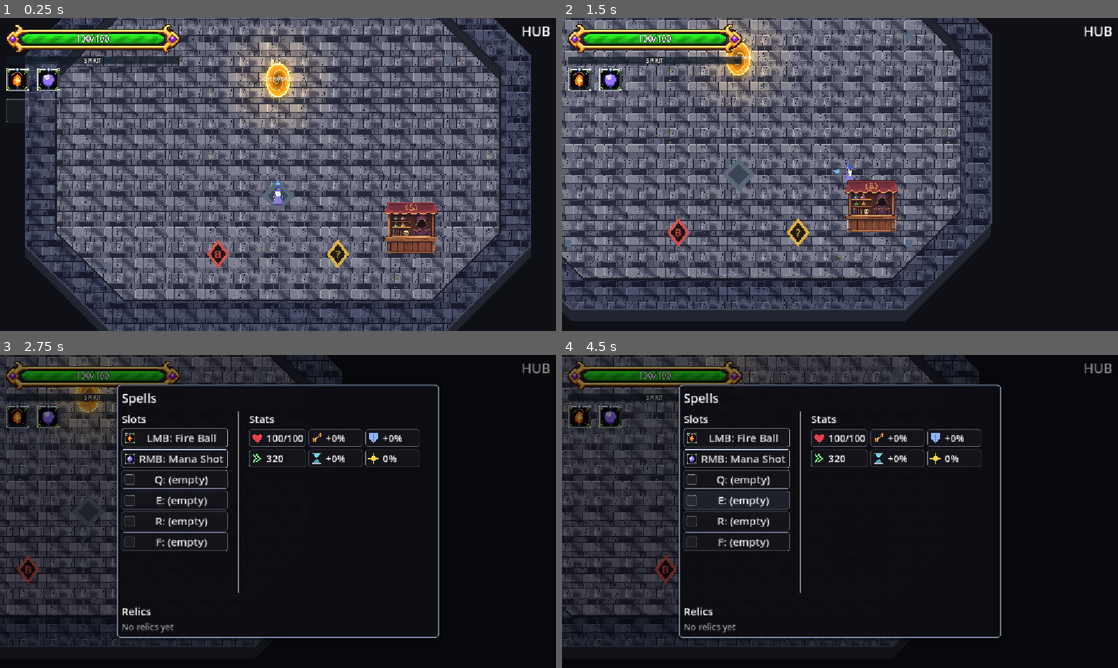
Above: before the commit, frames 1-4 (two rows, left to right).
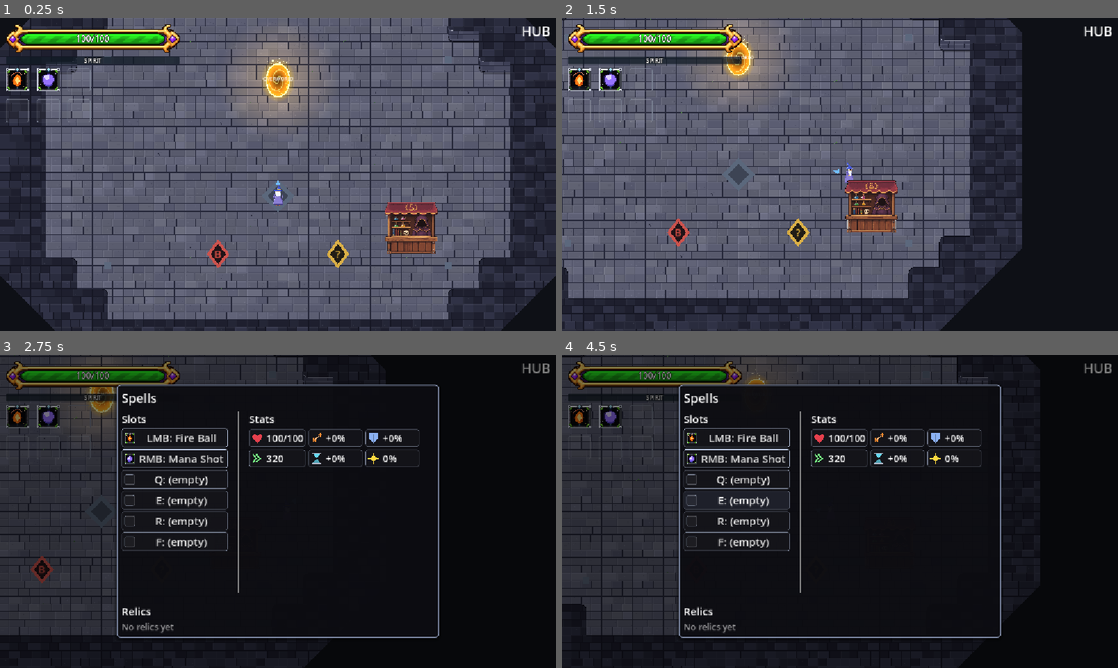
Above: after the commit, the same moments.

Repository: BestestGameStudio/gangU
Game: Godot game, scene res://game/core/main.tscn
Two runs of this game, one before a commit and one after it. Both use one fixed random seed, a clock stepped at 60 frames per second and the inputs below. Sound files missing from this copy of the repository are replaced by a short silence.
Inputs (mouse positions are in pixels of both pictures, inside the frame that each line leads up to):
- Up to frame 1 (0.25 s): no input
- Up to frame 2 (1.5 s): tap Enter at 0.5 s; move the mouse to (962, 158) at 0.52 s; hold D (move_right) 0.53-1.25 s; hold Space (cast) 0.53-1.25 s; click (962, 158) at 0.67 s; drag from (728, 190) to (756, 58) at 1.27 s
- Up to frame 3 (2.75 s): move the mouse to (333, 442) at 2.02 s; hold D (move_right) from 2.03 s (still down); hold Tab (equip_panel) from 2.03 s (still down)
- Up to frame 4 (4.5 s): release D (move_right) at 2.75 s; release Tab (equip_panel) at 2.75 s; drag from (812, 574) to (589, 570) at 2.77 s; move the mouse to (1006, 558) at 3.52 s; hold A (move_left) 3.53-4.25 s; tap C (use_consumable) at 3.6 s; drag from (673, 464) to (767, 570) at 4.27 s

The runs differ from the first frame. In frame 1, 53% of the frame differs, in the area x 0-100%, y 0-100%; in frame 2, 44%; in frame 3, 6.2%; in frame 4, 6.4%.

Commit message:
Use dual-grid brick wall art and calmer varied hub floors

Diff:
--- a/game/world/hub_floor.gd
+++ b/game/world/hub_floor.gd
@@ -1,24 +1,29 @@
 extends Node2D
 class_name HubFloor
-## The hub uses the same 64 px dual-grid terrain and stone-brick sheets as
-## the overworld. The raised wall ring reuses those bricks as a shaded cap;
-## hub props stay in the scene.
+## Shared 64px dual-grid layout, with hub-specific brick floor and wall art.
+## Wall lives on lattice points. Each tile reads TL=1 TR=2 BR=4 BL=8.
 
 const CENTER := Vector2(576, 410)
 const HALF := Vector2(460, 310)
 const CHAMFER := 140.0
-const WALL_WIDTH := 64.0
-const WALL_HEIGHT := Vector2(0, -24)
+const WALL_WIDTH := 128.0
+## Tile transitions extend up to half a cell inside the nominal outline.
+## Keep movement cells wholly within that inner floor, clear of the wall art.
+const WALL_CLEARANCE := 48.0
+const WALL_SHEET = preload("res://assets/sprites/terrain/dualgrid_brickwall_on_stonebrick.png")
+const FLOOR_VARIANTS = preload("res://assets/sprites/terrain/dualgrid_variants_stonebrick_hub.png")
+const WALL_VARIANTS = preload("res://assets/sprites/terrain/dualgrid_variants_brickwall.png")
 
 var outline: PackedVector2Array
 var _wall_outer: PackedVector2Array
-var _floor_tiles: Array[Dictionary] = []
-var _wall_tiles: Array[Dictionary] = []
+var _walk_outline: PackedVector2Array
+var _tiles: Array[Dictionary] = []
 
 func _init() -> void:
 	z_index = -80
 	texture_filter = CanvasItem.TEXTURE_FILTER_NEAREST
 	outline = _octagon(0.0)
+	_walk_outline = _octagon(-WALL_CLEARANCE)
 	_wall_outer = _octagon(WALL_WIDTH)
 	_build_tiles()
 
@@ -50,70 +55,39 @@
 			var square := PackedVector2Array([at - half_cell,
 				at + Vector2(half_cell.x, -half_cell.y), at + half_cell,
 				at + Vector2(-half_cell.x, half_cell.y)])
-			# Block any cell touching the wall footprint, not only centres.
-			# This keeps the player's point-motion seam off the visible cap.
-			for outside: PackedVector2Array in Geometry2D.clip_polygons(square, outline):
+			for outside: PackedVector2Array in Geometry2D.clip_polygons(square, _walk_outline):
 				if not Geometry2D.intersect_polygons(outside, _wall_outer).is_empty():
 					cells[Vector2i(cx, cy)] = TerrainTypes.OBSTACLE
 					break
 	terrain.set_cells(cells)
 
-## Full stone tiles use the shared deterministic variant selection. Clip
-## them to the plaza and wall cap once; the wall has no grass in its joints.
 func _build_tiles() -> void:
-	var lo := Vector2i(((CENTER - HALF - Vector2.ONE * WALL_WIDTH) / 64.0).floor())
-	var hi := Vector2i(((CENTER + HALF + Vector2.ONE * WALL_WIDTH) / 64.0).ceil())
+	var cell := float(DualGrid.CELL)
+	var lo := Vector2i(((CENTER - HALF - Vector2.ONE * WALL_WIDTH) / cell).floor())
+	var hi := Vector2i(((CENTER + HALF + Vector2.ONE * WALL_WIDTH) / cell).ceil())
 	for j in range(lo.y, hi.y):
 		for i in range(lo.x, hi.x):
-			var tile := DualGrid.tile(i, j, [DualGrid.T.STONE, DualGrid.T.STONE,
-				DualGrid.T.STONE, DualGrid.T.STONE])
-			if tile.is_empty():
-				continue
-			var at := Vector2(i, j) * 64.0
-			var rect := PackedVector2Array([at, at + Vector2(64, 0),
-				at + Vector2(64, 64), at + Vector2(0, 64)])
-			for piece: PackedVector2Array in Geometry2D.intersect_polygons(rect, outline):
-				_floor_tiles.append(_tile_piece(piece, at, tile))
+			var mask := 0
+			var corners := [Vector2i(i, j), Vector2i(i + 1, j),
+				Vector2i(i + 1, j + 1), Vector2i(i, j + 1)]
+			for k in 4:
+				if not covers(Vector2(corners[k]) * cell): mask |= 1 << k
+			var variant := int(DualGrid._hash01(i, j, 709) * 8.0) % 8
+			var tex: Texture2D = WALL_SHEET
+			var src := Vector2(mask % 4, mask / 4) * cell
+			if mask == 0 or mask == 15:
+				tex = FLOOR_VARIANTS if mask == 0 else WALL_VARIANTS
+				src = Vector2(variant * cell, 0)
+			var at := Vector2(i, j) * cell
+			var rect := PackedVector2Array([at, at + Vector2(cell, 0),
+				at + Vector2(cell, cell), at + Vector2(0, cell)])
 			for piece: PackedVector2Array in Geometry2D.intersect_polygons(rect, _wall_outer):
-				for ring: PackedVector2Array in Geometry2D.clip_polygons(piece, outline):
-					_wall_tiles.append(_tile_piece(ring, at, tile))
-
-func _tile_piece(poly: PackedVector2Array, at: Vector2, tile: Dictionary) -> Dictionary:
-	var uv := PackedVector2Array()
-	var size: Vector2 = tile["tex"].get_size()
-	for p in poly:
-		uv.append((tile["src"].position + p - at) / size)
-	return {"poly": poly, "uv": uv, "tex": tile["tex"]}
-
-func _draw_faces(poly: PackedVector2Array, inner: bool) -> void:
-	for i in poly.size():
-		var a := poly[i]
-		var b := poly[(i + 1) % poly.size()]
-		# South-facing edges: exterior south and the inside of the north wall.
-		if (b.x < a.x) != inner and not is_equal_approx(a.x, b.x):
-			draw_colored_polygon(PackedVector2Array([a, b, b + WALL_HEIGHT, a + WALL_HEIGHT]),
-				Color(0.13, 0.145, 0.19))
-			draw_line(a, b, Color(0.07, 0.08, 0.11), 2.0)
+				var uv := PackedVector2Array()
+				for p in piece: uv.append((src + p - at) / tex.get_size())
+				_tiles.append({"poly": piece, "uv": uv, "tex": tex})
 
 func _draw() -> void:
-	# Hide the neutral global reference grid while this scene is mounted.
+	# Hide the neutral world grid while the enclosed hub is mounted.
 	draw_rect(Rect2(-8192, -8192, 16384, 16384), Color(0.055, 0.065, 0.085))
-	for tile in _floor_tiles:
+	for tile in _tiles:
 		draw_polygon(tile["poly"], PackedColorArray([Color.WHITE]), tile["uv"], tile["tex"])
-	# A raised, darker cap made from the existing brick tiles. Dedicated wall
-	# art can replace this first pass without changing the collision footprint.
-	draw_set_transform(WALL_HEIGHT)
-	for tile in _wall_tiles:
-		draw_polygon(tile["poly"], PackedColorArray([Color(0.60, 0.64, 0.73)]), tile["uv"], tile["tex"])
-	draw_set_transform(Vector2.ZERO)
-	_draw_faces(_wall_outer, false)
-	_draw_faces(outline, true)
-	var outer_top := _wall_outer.duplicate()
-	var inner_top := outline.duplicate()
-	for i in outer_top.size():
-		outer_top[i] += WALL_HEIGHT
-		inner_top[i] += WALL_HEIGHT
-	outer_top.append(outer_top[0])
-	inner_top.append(inner_top[0])
-	draw_polyline(outer_top, Color(0.25, 0.28, 0.35), 2.0)
-	draw_polyline(inner_top, Color(0.09, 0.105, 0.14), 3.0)
Binary file added: assets/sprites/terrain/dualgrid_brickwall_on_stonebrick.png
Not shown, added: assets/sprites/terrain/dualgrid_brickwall_on_stonebrick.png.import
Binary file added: assets/sprites/terrain/dualgrid_variants_brickwall.png
Not shown, added: assets/sprites/terrain/dualgrid_variants_brickwall.png.import
Binary file added: assets/sprites/terrain/dualgrid_variants_stonebrick_hub.png
Not shown, added: assets/sprites/terrain/dualgrid_variants_stonebrick_hub.png.import
Not shown, changed: assets/sprites/SOURCE.md
